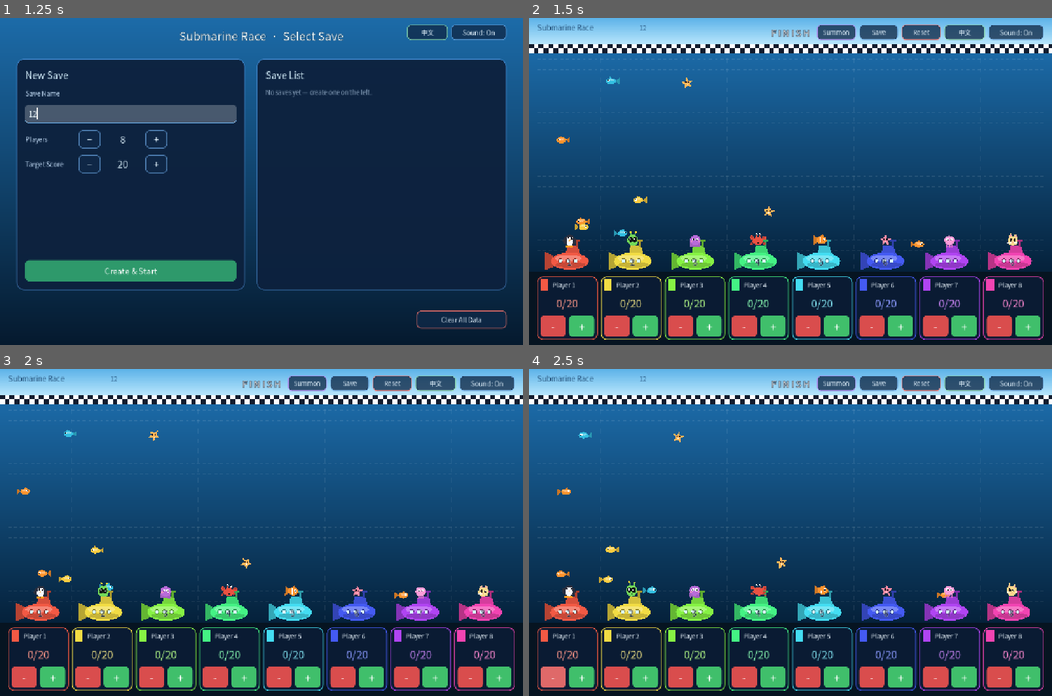
Above: before the commit, frames 1-4 (two rows, left to right).
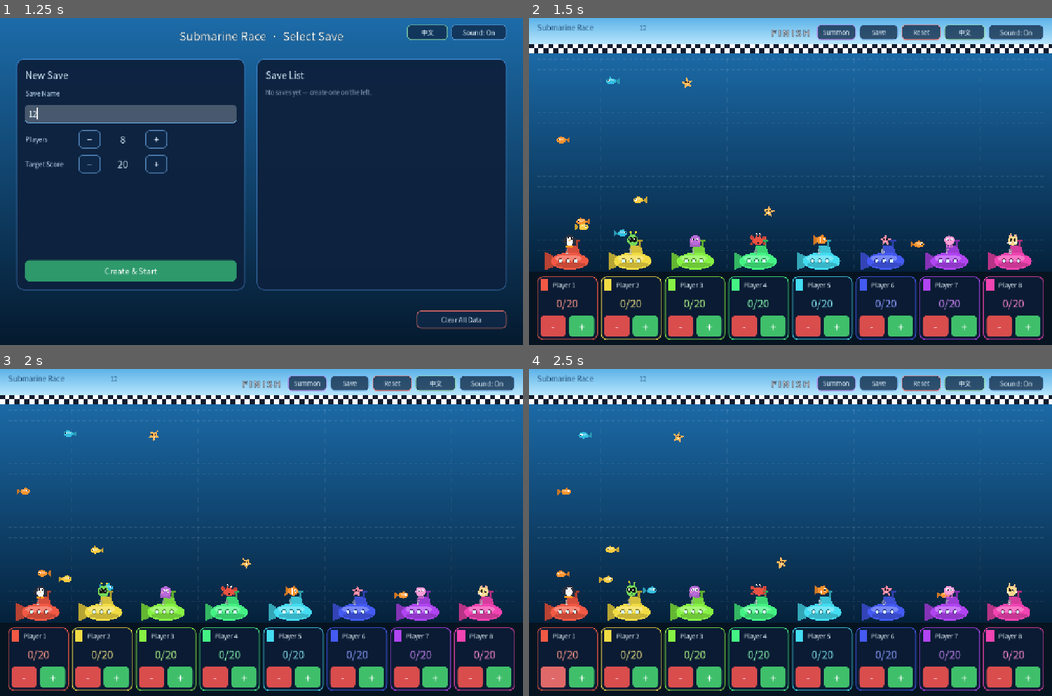
Above: after the commit, the same moments.

Repository: martin0724/godot_class_little_game
Game: Godot game, scene res://scenes/save_select.tscn
The game is run twice, just before and just after one commit, with the same random seed, the same clock (stepped at 60 frames per second) and the same inputs.
Inputs (mouse positions are in pixels of both pictures, inside the frame that each line leads up to):
- Up to frame 1 (1.25 s): click (130, 112) at 0.52 s; type "12" at 0.6 s
- Up to frame 2 (1.5 s): click "Create & Start" at 1.25 s
- Up to frame 3 (2 s): no input
- Up to frame 4 (2.5 s): click "-" at 2 s

Frame 1 is identical in both runs. In frame 2, 0.2% of the frame differs, in the area x 7-93%, y 70-76%; in frame 3, 0.2%; in frame 4, 0.2%.

Commit message:
潜艇编号移到指挥塔上（艇身与潜望镜之间），并改回白色字
- 位置：从 (0,-1)（压在 3 个舷窗上）移到 (-6,-26)，即指挥塔顶部、潜望镜左侧的空档，字号 20 -> 16
- 编号框收窄到 36px（x:-24..+12），右缘不越过潜望镜竖杆的 x=15，完全避免与潜望镜重叠
- 配色：改回白色字 #FFFFFF，描边由白改深藏青 3px，保证在深色指挥塔上依然清晰
- 真实游戏 12 艘潜艇实测：与舷窗重叠 0/12、与潜望镜重叠 0/12，白字 vs 描边对比度 14.3~17.0:1
- 编号位置 / 字号 / 框尺寸 / 配色全部抽成常量，便于后续微调

Diff:
--- a/scripts/submarine.gd
+++ b/scripts/submarine.gd
@@ -5,12 +5,18 @@
 const HULL_RX := 46.0  ## 艇身水平半径
 const HULL_RY := 21.0  ## 艇身垂直半径
 
-# —— 编号文字配色（方案 B：深色字 + 白描边）——
-# 艇身颜色由彩虹色相生成、明度固定，白字在浅黄 / 浅绿 / 青色艇身上会糊掉；
-# 改用深藏青字身，并在外面加一圈白描边，深色与浅色艇身都能保证轮廓清晰。
-const NUMBER_FONT_COLOR := Color(0.071, 0.125, 0.227)  # #12203A
-const NUMBER_OUTLINE_COLOR := Color(1, 1, 1, 0.95)
-const NUMBER_OUTLINE_SIZE := 2
+# —— 编号文字（位置：指挥塔上、艇身与潜望镜之间）——
+# 旧版编号压在舷窗上互相干扰；新版移到指挥塔顶部、潜望镜左侧的空档。
+# 潜望镜竖杆占 x:15..20，编号文字右缘必须控制在 x=+14 以内才不重叠。
+const NUMBER_CENTER := Vector2(-6.0, -26.0)  ## 编号文字区域中心（相对艇身中心）
+const NUMBER_FONT_SIZE := 16                 ## 编号字号
+const NUMBER_BOX_W := 36.0                   ## 编号文字区域宽度（x: -24..+12）
+const NUMBER_BOX_H := 22.0                   ## 编号文字区域高度
+
+# 编号配色：白色字 + 深色描边，在指挥塔的深色底上同样清晰
+const NUMBER_FONT_COLOR := Color(1, 1, 1, 0.98)
+const NUMBER_OUTLINE_COLOR := Color(0.04, 0.07, 0.13, 0.9)
+const NUMBER_OUTLINE_SIZE := 3
 
 var number: int = 1
 var racer_color: Color = Color.WHITE
@@ -46,9 +52,9 @@
 	_number_label.text = str(number)
 	_number_label.horizontal_alignment = HORIZONTAL_ALIGNMENT_CENTER
 	_number_label.vertical_alignment = VERTICAL_ALIGNMENT_CENTER
-	_number_label.position = Vector2(-22, -14)
-	_number_label.size = Vector2(44, 28)
-	_number_label.add_theme_font_size_override("font_size", 20)
+	_number_label.position = NUMBER_CENTER - Vector2(NUMBER_BOX_W, NUMBER_BOX_H) * 0.5
+	_number_label.size = Vector2(NUMBER_BOX_W, NUMBER_BOX_H)
+	_number_label.add_theme_font_size_override("font_size", NUMBER_FONT_SIZE)
 	_number_label.add_theme_color_override("font_color", NUMBER_FONT_COLOR)
 	_number_label.add_theme_color_override("font_outline_color", NUMBER_OUTLINE_COLOR)
 	_number_label.add_theme_constant_override("outline_size", NUMBER_OUTLINE_SIZE)
